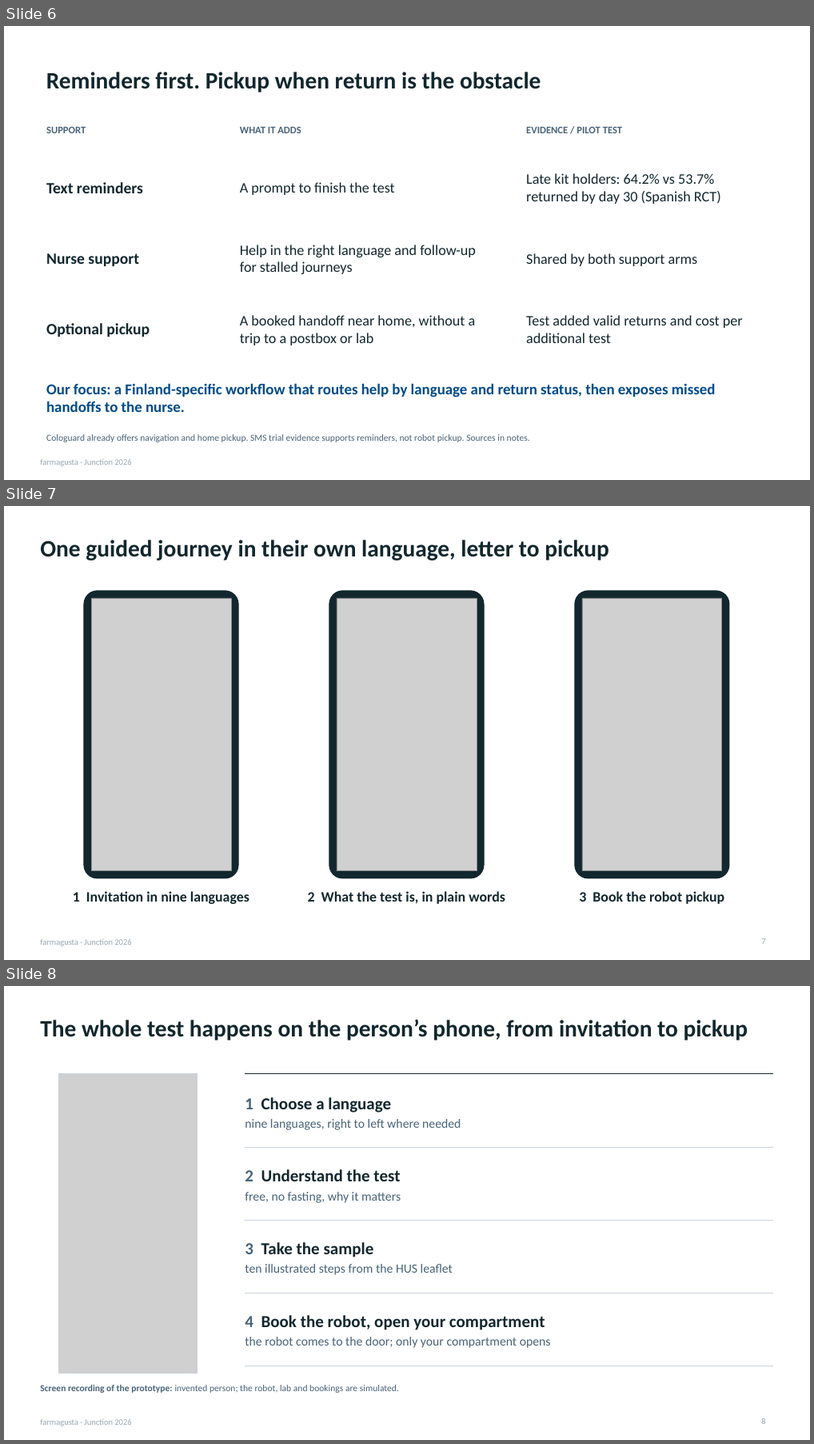
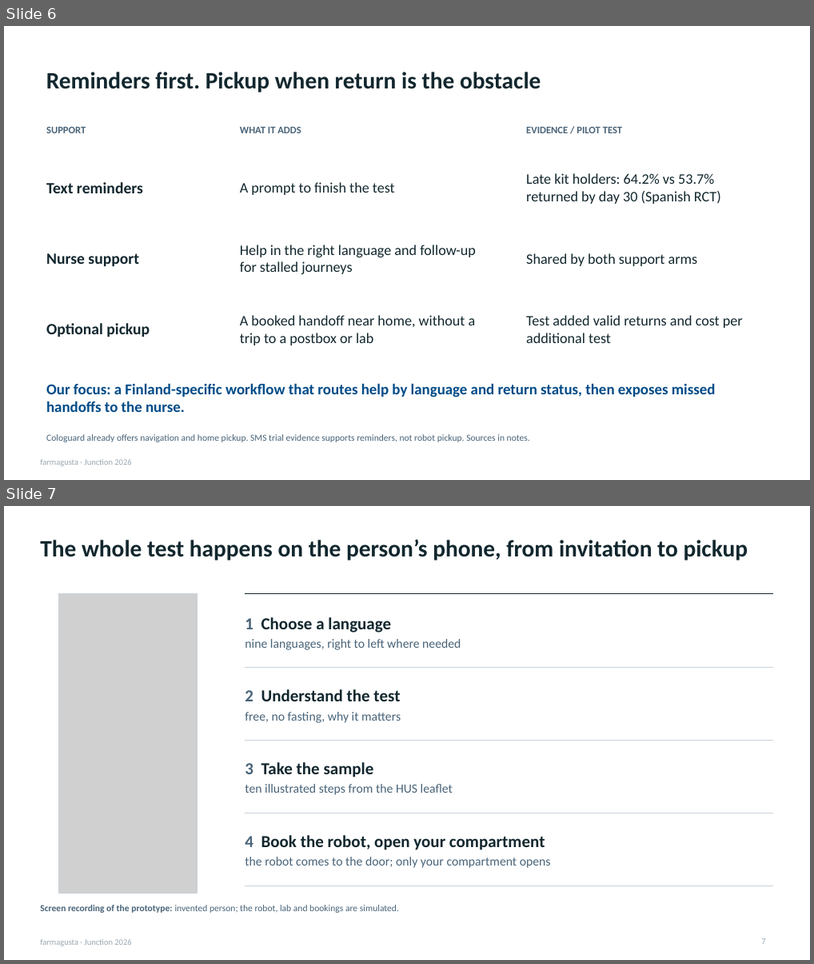
Before and after one commit to rromppanen/junction26, a slide deck: docs/pitch/farmagusta-screening-attendance.pptx. Shown one above the other, each under a label of ours: slides 6, 7 and 8 before the commit, slides 6 and 7 after it. The pictures are 814x1444 and 814x964 pixels, drawn with LibreOffice and Linux fonts; fonts in the diff are those of the drawing; grey boxes stand for pictures. Boxes give left, top, right and bottom in pixels: in the first picture for what was removed or moved away, otherwise in the second. Text is boxed around its words. In the diff, an @@ line names an element or a change of style, - is before the commit and + after.

```diff
--- a/docs/pitch/farmagusta-screening-attendance.pptx
+++ b/docs/pitch/farmagusta-screening-attendance.pptx
@@ slide 7 removed at [4,506,810,960], background #FFFFFF; not listed: 1 template element that a slide beside it also shows @@
@@ title removed at [40,540,610,560] @@
-One guided journey in their own language, letter to pickup
@@ rounded rectangle removed at [84,591,238,878] @@
@@ picture removed at [91,598,231,871] @@
@@ rounded rectangle removed at [330,591,484,878] @@
@@ picture removed at [337,598,477,871] @@
@@ rounded rectangle removed at [575,591,730,878] @@
@@ picture removed at [582,598,722,871] @@
@@ text removed at [73,891,250,904] @@
-1 Invitation in nine languages
@@ text removed at [308,891,506,904] @@
-2 What the test is, in plain words
@@ text removed at [579,891,725,904] @@
-3 Book the robot pickup
@@ page number removed at [762,938,766,944] @@
-7
@@ what was slide 8 is now slide 7 @@
@@ page number at [762,938,766,944]: text changed @@
-8
+7
```
Also in this commit, not shown: 1 slide changed, 1 slide added, 1 other slide removed.
